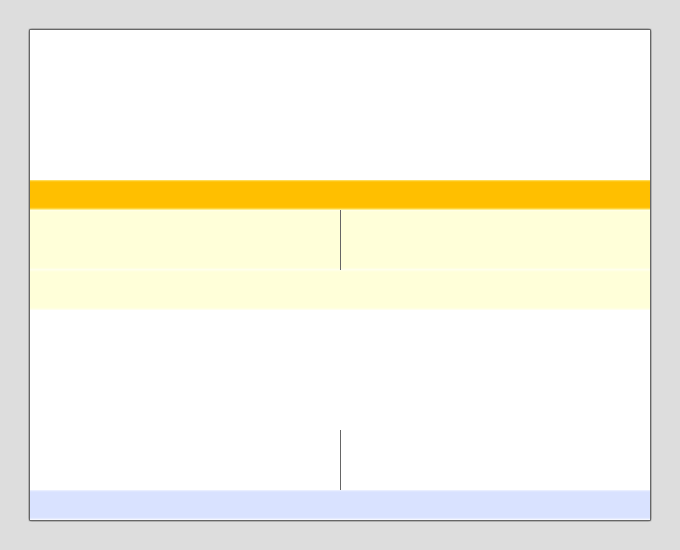
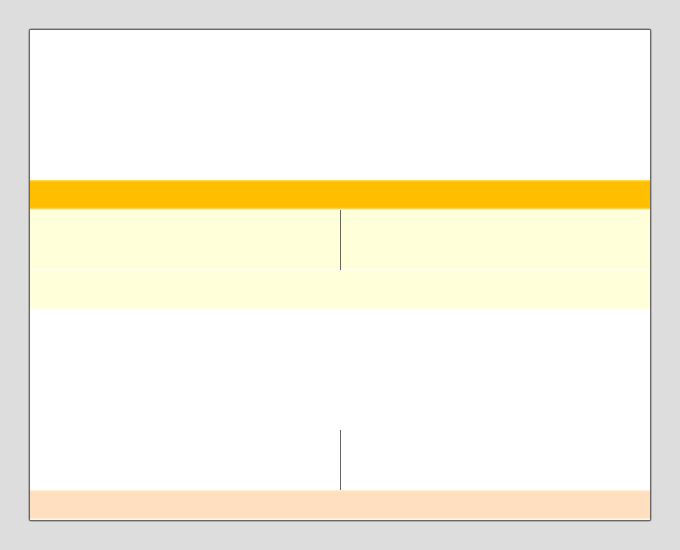
Comparing the layer stacks of the two 680×550 images. Changes:
pixels changed over [left=30, top=490, right=650, bottom=520] (layer not identified)
